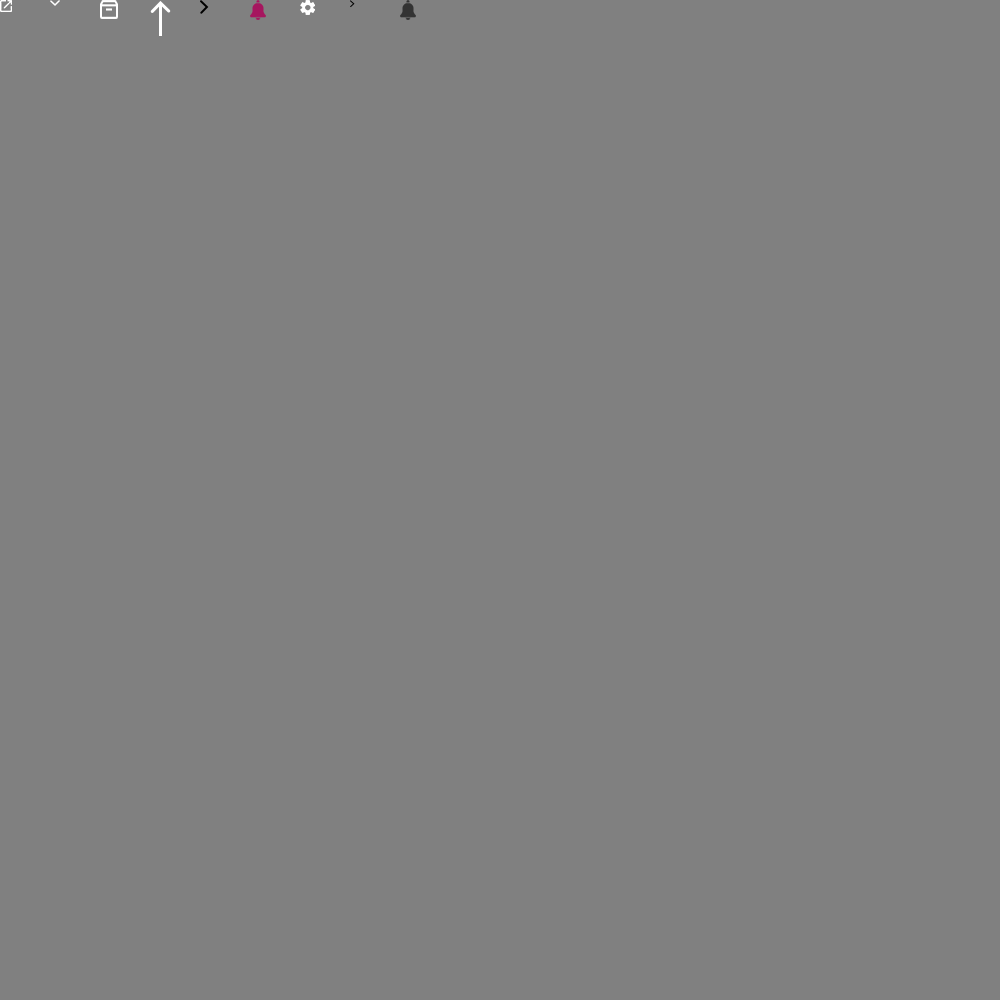
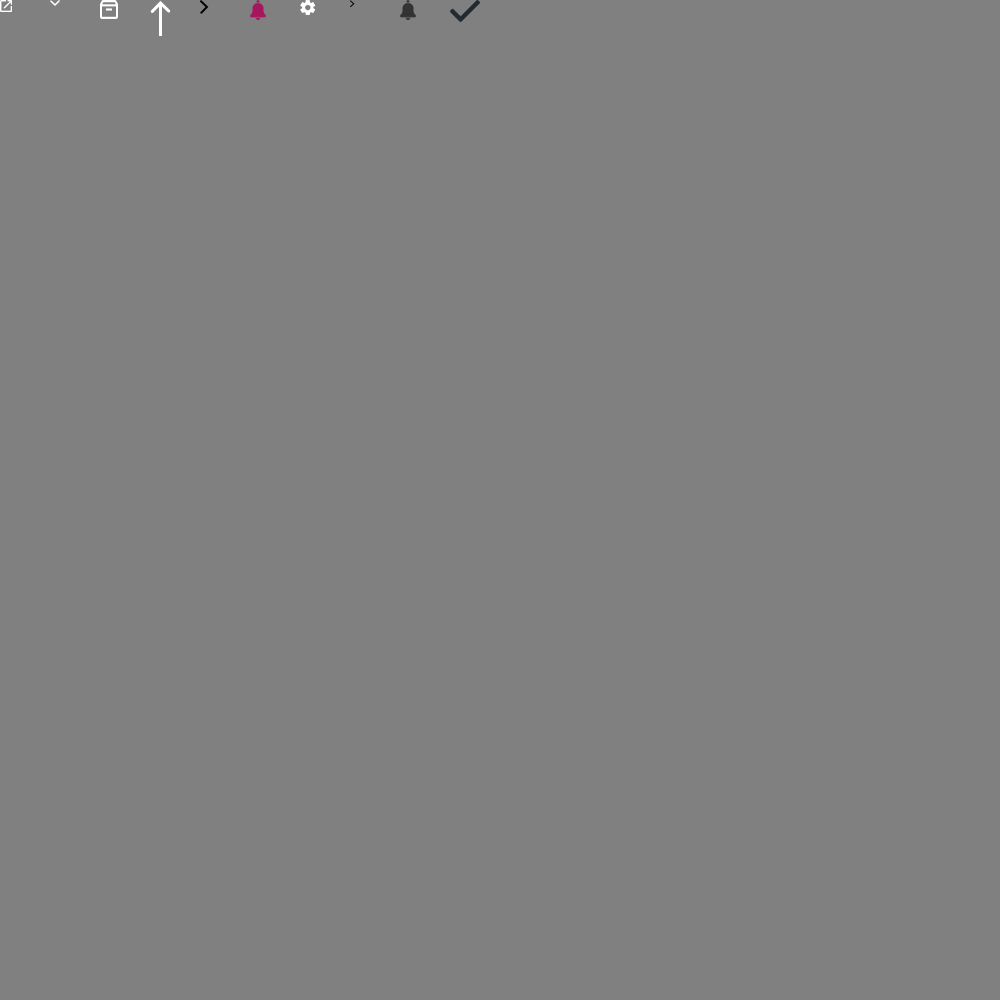
Two versions of the same layered image (1000 x 1000). Layer-by-layer changes:
added layer "레이어 12" in group "그룹 1" over [450, 0, 480, 22]
